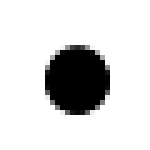
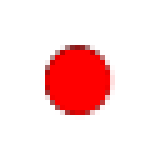
Revision of a layered (150, 150) image; what changed, layer by layer:
painted on "Layer 0" over (40, 45, 115, 120)
